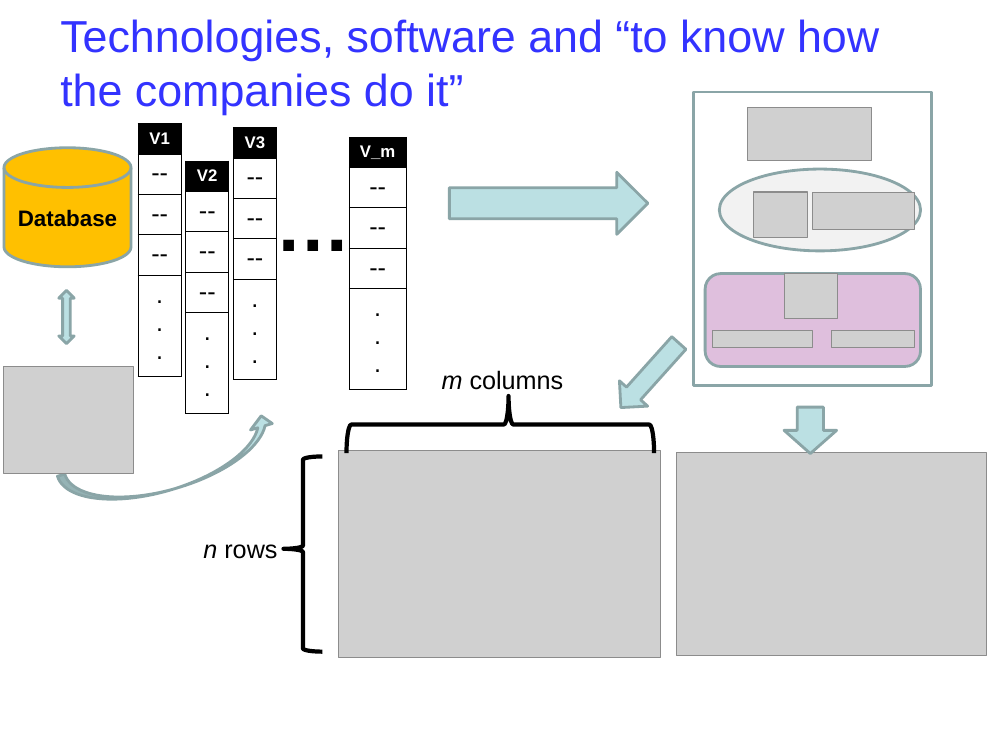
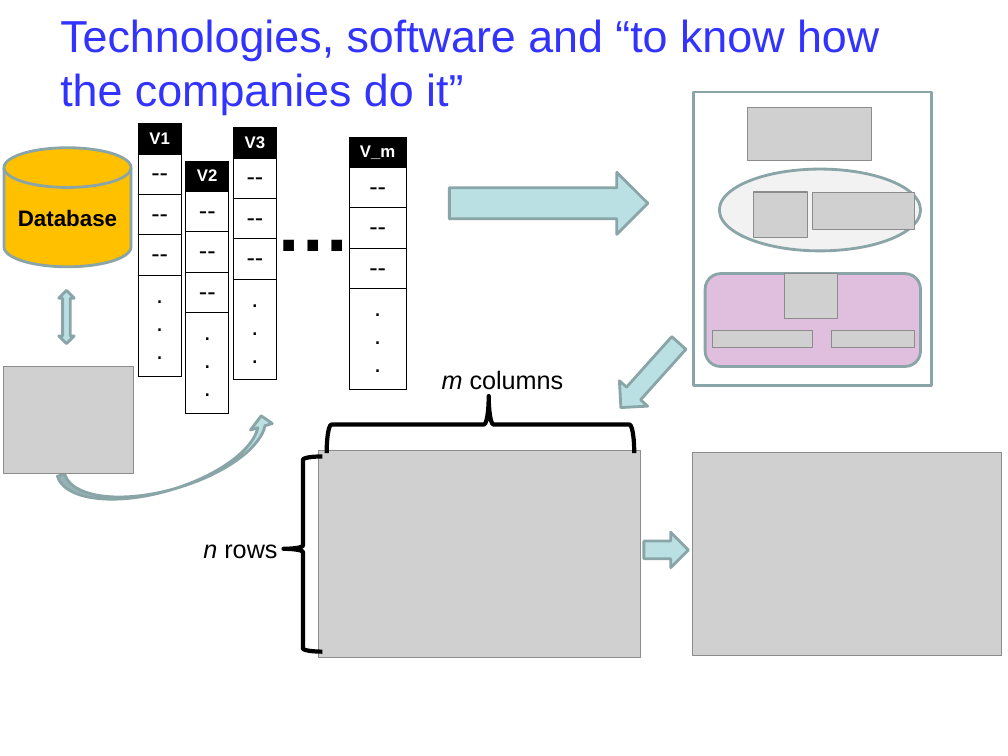
Before and after one commit to ceelch/Introduction_ML_2018_BCAM, a slide deck: slide 10 of Preprocessing_2019/Slides/Preprocessing-2019.odp. Drawn at 1008x756 pixels with LibreOffice and Linux fonts; fonts in the diff are those of the drawing; grey boxes stand for pictures; background and template pictures are left out. Boxes give left, top, right and bottom in pixels: in the first picture for what was removed or moved away, otherwise in the second. Text is boxed around its words. In the diff, an @@ line names an element or a change of style, - is before the commit and + after.

```diff
--- a/Preprocessing_2019/Slides/Preprocessing-2019.odp
+++ b/Preprocessing_2019/Slides/Preprocessing-2019.odp
@@ right brace: place and size @@
-right brace at bbox=[347, 396, 654, 454]
+right brace at bbox=[327, 396, 634, 454]
@@ down arrow removed at bbox=[784, 407, 837, 454] @@
@@ picture: place and size @@
-picture at bbox=[338, 451, 660, 657]
+picture at bbox=[319, 451, 641, 657]
@@ picture: place and size @@
-picture at bbox=[676, 453, 986, 656]
+picture at bbox=[692, 453, 1002, 656]
@@ right arrow added at bbox=[644, 532, 688, 568], fill #BBE0E3, outline #8AA5A7 2.01 pt @@
```
Also in this commit, not shown: 4 other slides changed, 2 other files.
